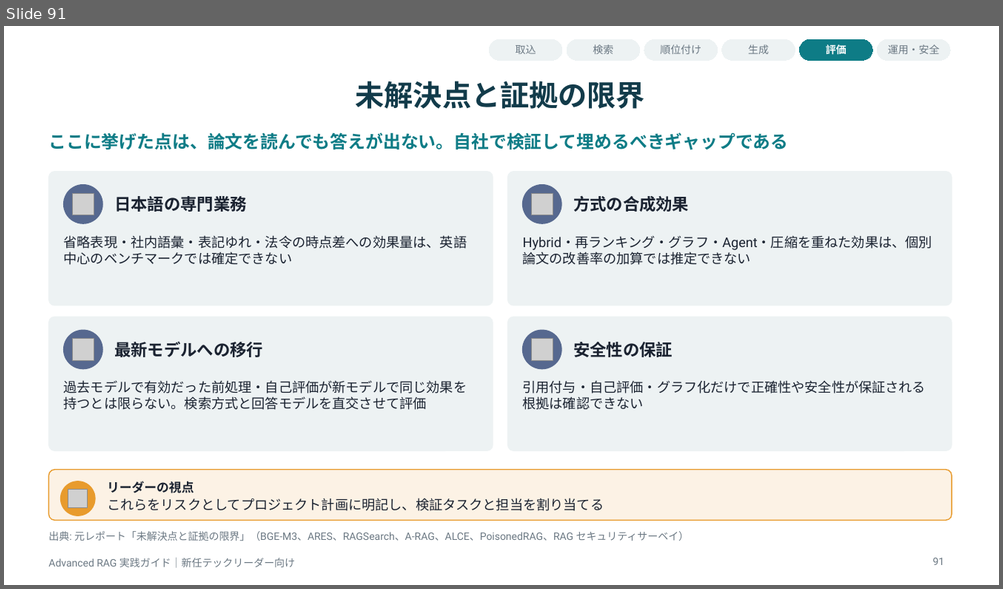
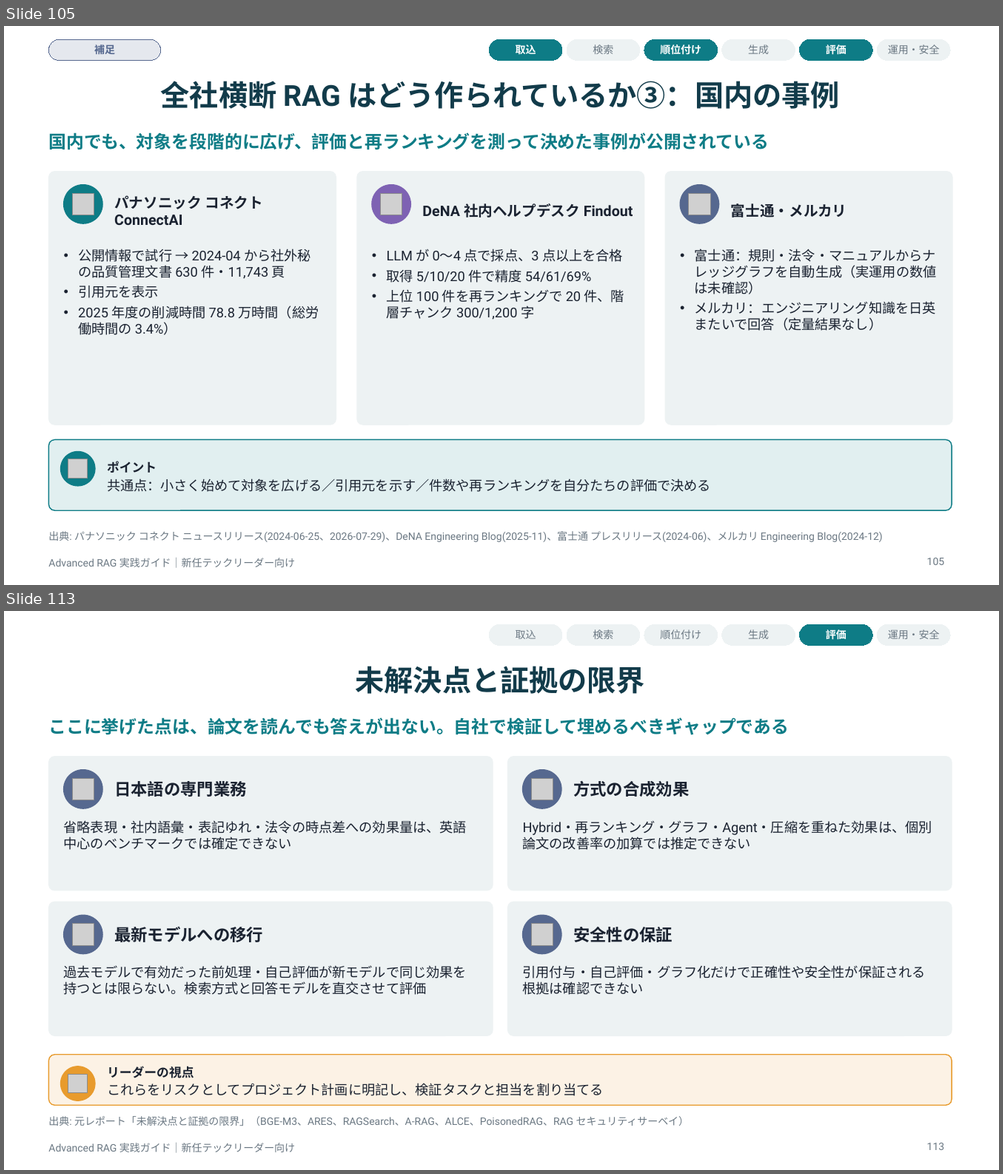
Before and after one commit to Takenori-Kusaka/advanced-rag-fmea-casestudy, a slide deck: slides/AdvancedRAG_実践ガイド.pptx. Shown one above the other, each under a label of ours: slide 91 before the commit, slides 105 and 113 after it; the slides between them are not shown. The pictures are 1003x589 and 1003x1174 pixels, drawn with LibreOffice and Linux fonts; fonts in the diff are those of the drawing; grey boxes stand for pictures. Boxes give left, top, right and bottom in pixels: in the first picture for what was removed or moved away, otherwise in the second. Text is boxed around its words. In the diff, an @@ line names an element or a change of style, - is before the commit and + after.

```diff
--- a/slides/AdvancedRAG_実践ガイド.pptx
+++ b/slides/AdvancedRAG_実践ガイド.pptx
@@ slide 105 added at [4, 26, 999, 585], background #FFFFFF; not listed: 1 template element that a slide beside it also shows @@
@@ rounded rectangle added at [48, 39, 161, 60], fill #56688F at 15% opacity, outline #56688F 0.75 pt, 10 pt, text #56688F, bold @@
+補足
@@ rounded rectangle added at [489, 39, 562, 60], fill #0E7C86, outline #0E7C86 0.75 pt, 10 pt, text #FFFFFF, bold @@
+取込
@@ rounded rectangle added at [566, 39, 640, 60], fill #EDF2F3, outline #EDF2F3 0.75 pt, 10 pt, text #6B7883 @@
+検索
@@ rounded rectangle added at [644, 39, 717, 60], fill #0E7C86, outline #0E7C86 0.75 pt, 10 pt, text #FFFFFF, bold @@
+順位付け
@@ rounded rectangle added at [722, 39, 795, 60], fill #EDF2F3, outline #EDF2F3 0.75 pt, 10 pt, text #6B7883 @@
+生成
@@ rounded rectangle added at [800, 39, 873, 60], fill #0E7C86, outline #0E7C86 0.75 pt, 10 pt, text #FFFFFF, bold @@
+評価
@@ rounded rectangle added at [877, 39, 950, 60], fill #EDF2F3, outline #EDF2F3 0.75 pt, 10 pt, text #6B7883 @@
+運用・安全
@@ title added at [161, 81, 839, 109], 28 pt, text #123B4A, bold @@
+全社横断 RAG はどう作られているか③：国内の事例
@@ text added at [48, 133, 768, 150], 17 pt, text #0E7C86, bold @@
+国内でも、対象を段階的に広げ、評価と再ランキングを測って決めた事例が公開されている
@@ rounded rectangle added at [48, 172, 336, 425], fill #EDF2F3, outline #EDF2F3 0.75 pt @@
@@ rounded rectangle added at [357, 172, 644, 425], fill #EDF2F3, outline #EDF2F3 0.75 pt @@
@@ rounded rectangle added at [665, 172, 952, 425], fill #EDF2F3, outline #EDF2F3 0.75 pt @@
@@ ellipse added at [64, 185, 102, 224], fill #0E7C86, outline #0E7C86 1 pt @@
@@ picture added at [72, 193, 94, 215] @@
@@ text added at [114, 195, 263, 225], 14 pt, text #1A2230, bold @@
+パナソニック コネクト ConnectAI
@@ ellipse added at [372, 185, 410, 224], fill #7E62B3, outline #7E62B3 1 pt @@
@@ picture added at [380, 193, 401, 215] @@
@@ ellipse added at [680, 185, 719, 224], fill #56688F, outline #56688F 1 pt @@
@@ picture added at [688, 193, 710, 215] @@
@@ text added at [422, 204, 633, 218], 14 pt, text #1A2230, bold @@
+DeNA 社内ヘルプデスク Findout
@@ text added at [731, 204, 847, 218], 14 pt, text #1A2230, bold @@
+富士通・メルカリ
@@ text added at [78, 249, 318, 335], 13 pt, text #1A2230 @@
+• 公開情報で試行 → 2024-04 から社外秘の品質管理文書 630 件・11,743 頁
+• 引用元を表示
+• 2025 年度の削減時間 78.8 万時間（総労働時間の 3.4%）
@@ text added at [387, 249, 624, 320], 13 pt, text #1A2230 @@
+• LLM が 0〜4 点で採点、3 点以上を合格
+• 取得 5/10/20 件で精度 54/61/69%
+• 上位 100 件を再ランキングで 20 件、階層チャンク 300/1,200 字
@@ text added at [694, 249, 936, 331], 13 pt, text #1A2230 @@
+• 富士通：規則・法令・マニュアルからナレッジグラフを自動生成（実運用の数値は未確認）
+• メルカリ：エンジニアリング知識を日英またいで回答（定量結果なし）
@@ rounded rectangle added at [48, 440, 951, 511], fill #0E7C86 at 12% opacity, outline #0E7C86 1 pt @@
@@ ellipse added at [61, 452, 95, 486], fill #0E7C86, outline #0E7C86 1 pt @@
@@ picture added at [68, 460, 88, 479] @@
@@ text added at [107, 461, 711, 492], 13 pt, text #1A2230 @@
+ポイント
+共通点：小さく始めて対象を広げる／引用元を示す／件数や再ランキングを自分たちの評価で決める
@@ text added at [48, 531, 882, 543], 10 pt, text #6B7883 @@
+出典: パナソニック コネクト ニュースリリース(2024-06-25、2026-07-29)、DeNA Engineering Blog(2025-11)、富士通 プレスリリース(2024-06)、メルカリ Engineering Blog(2024-12)
@@ page number added at [927, 558, 945, 565], 10 pt, text #6B7883 @@
+105
@@ what was slide 91 is now slide 113 @@
@@ page number at [927, 1143, 945, 1150]: text changed @@
-91
+113
```
Also in this commit, not shown: 21 other slides added, 33 other files.
